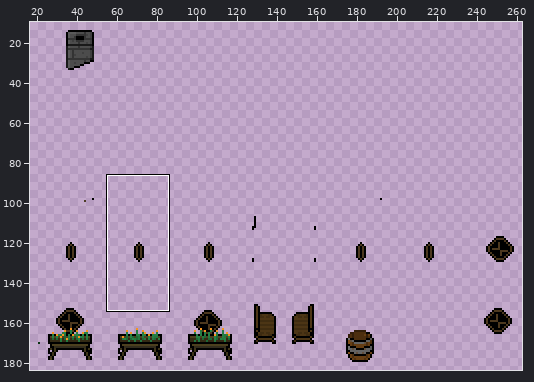
Sprite sheet, stored at sprites/spr_house_vostleTown_tavern/layers/75e4182a-3767-484c-8bd2-562bef3660c1/f24d9d41-ce0a-44de-b358-322c0a04d53f.png. The first picture is a wide view before the edit; the outline marks the close-up.
Close-up. Before the edit:
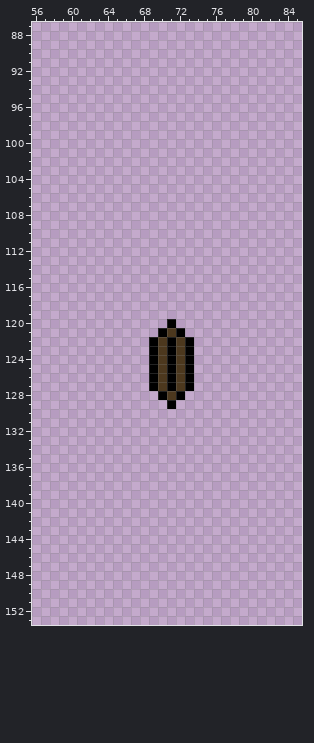
The file is 288x192 pixels. Colours within 5 levels of each other are drawn and written as one. Shown: x 56..85, y 87..153. The wide view leaves out empty margins.
After:
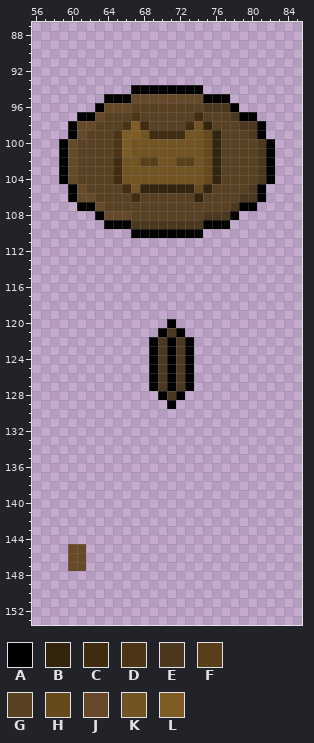
Palette (. is transparent): A #000000  B #33240e  C #3f2c11  D #4c3515  E #4c381e  F #59401a  G #594123  H #664a1e  J #664928  K #725322  L #7f5c26
Change:
Colour A is added in row 94 at x 67 to 74; in row 95 at x 64 to 66 and 75 to 77; in row 96 at x 63 and 78; in row 97 at x 61 to 62 and 79 to 80; in rows 98 to 99 at x 60 and 81; in rows 100 to 104 at x 59 and 82.
Colour A is added in rows 105 to 106 at x 60 and 81; in row 107 at x 61 to 62 and 79 to 80; in row 108 at x 63 and 78; in row 109 at x 64 to 66 and 75 to 77; in row 110 at x 67 to 74.
Colour B is added in row 98 at x 75; in rows 99 to 104 at x 76; in row 105 at x 68 to 73 and 75; in row 106 at x 74.
Colour C is added in row 97 at x 74; in row 98 at x 68 and 73; in row 99 at x 69 to 72; in rows 102 to 104 at x 65; in row 105 at x 66; in row 106 at x 67.
Colour D is added in row 97 at x 67; in row 98 at x 66; in rows 99 to 101 at x 65.
Colour E is added in row 96 at x 75 to 77; in row 97 at x 78; in row 98 at x 79 to 80; in row 99 at x 80; in rows 100 to 104 at x 81; in row 105 at x 80.
Colour E is added in row 106 at x 79 to 80; in row 107 at x 78; in row 108 at x 75 to 77; in row 109 at x 67 to 74.
Colour F is added in row 102 at x 68 to 69 and 72 to 73.
Colour G is added in row 96 at x 67 to 74; in row 97 at x 64 to 66, 68 to 73 and 75 to 77; in row 98 at x 63 to 65, 69 to 72 and 76 to 78; in row 99 at x 62 to 64 and 77 to 79; in rows 100 to 104 at x 61 to 64 and 77 to 80; in row 105 at x 62 to 65 and 76 to 79.
Colour G is added in row 106 at x 63 to 66, 68 to 73 and 75 to 78; in row 107 at x 64 to 77; in row 108 at x 67 to 74.
Colour H is added in rows 99 to 104 at x 75; in row 105 at x 74.
Colour J is added in row 95 at x 67 to 74; in row 96 at x 64 to 66; in row 97 at x 63; in row 98 at x 61 to 62; in row 99 at x 61; in rows 100 to 104 at x 60.
Colour J is added in row 105 at x 61; in row 106 at x 61 to 62; in row 107 at x 63; in row 108 at x 64 to 66; in rows 145 to 147 at x 60 to 61.
Colour K is added in row 98 at x 74; in row 99 at x 68 and 73 to 74; in rows 100 to 101 at x 67 to 74; in row 102 at x 66 to 67, 70 to 71 and 74; in rows 103 to 104 at x 66 to 74; in row 105 at x 67.
Colour L is added in row 98 at x 67; in row 99 at x 66 to 67; in rows 100 to 101 at x 66.
Pixel boxes of the changes (left, top, right, bottom) in both close-ups:
added: (59, 85, 275, 238)
added: (68, 544, 86, 571)
